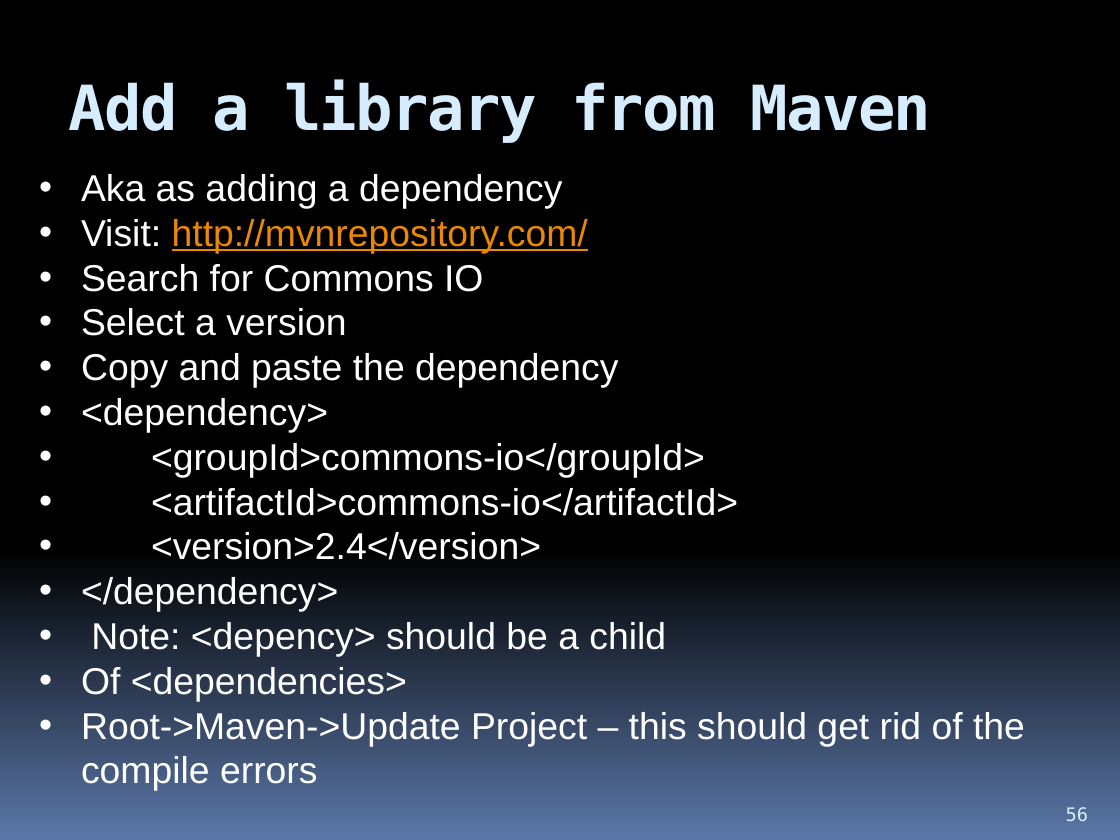
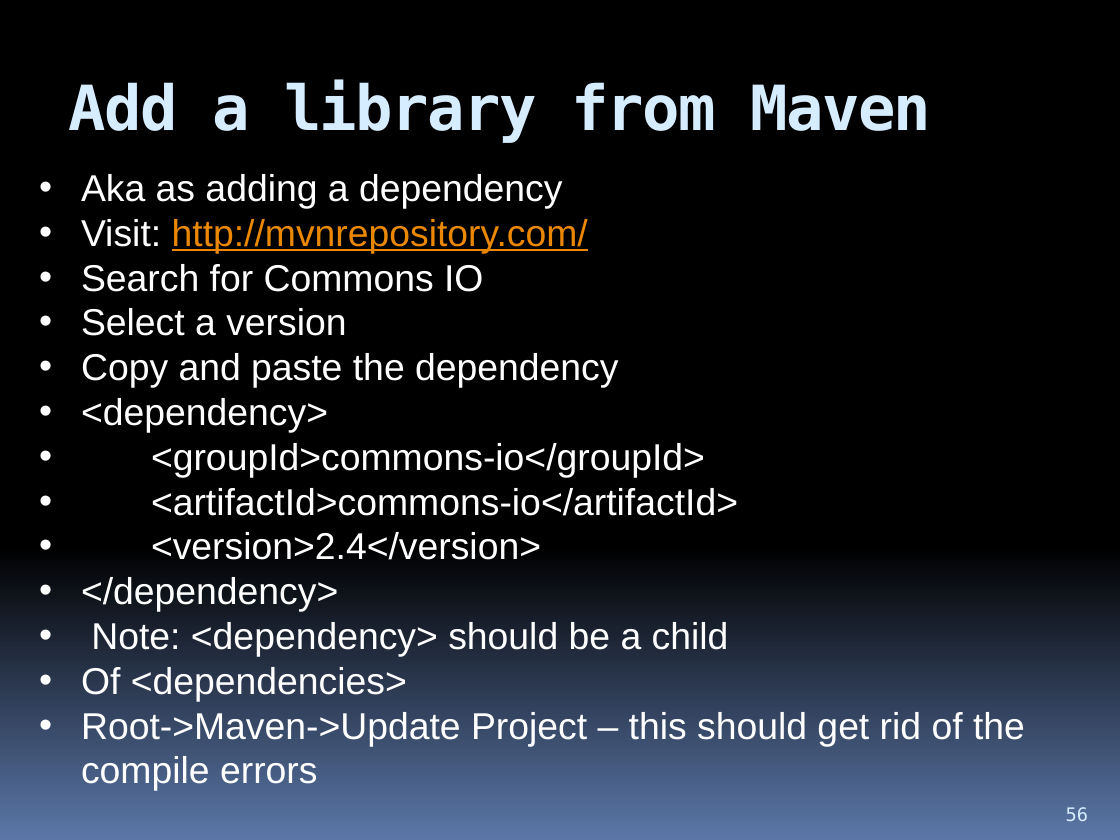
Before and after one commit to hchan/comp2613, a slide deck: slide 56 of coursePresentation.pptx. Drawn at 1120x840 pixels with LibreOffice and Linux fonts; fonts in the diff are those of the drawing. Boxes give left, top, right and bottom in pixels: in the first picture for what was removed or moved away, otherwise in the second. Text is boxed around its words. In the diff, an @@ line names an element or a change of style, - is before the commit and + after.

```diff
--- a/coursePresentation.pptx
+++ b/coursePresentation.pptx
@@ text at [91, 622, 729, 657]: text changed @@
-• Note: <depency> should be a child
+• Note: <dependency> should be a child
```
Also in this commit, not shown: 5 other files.
